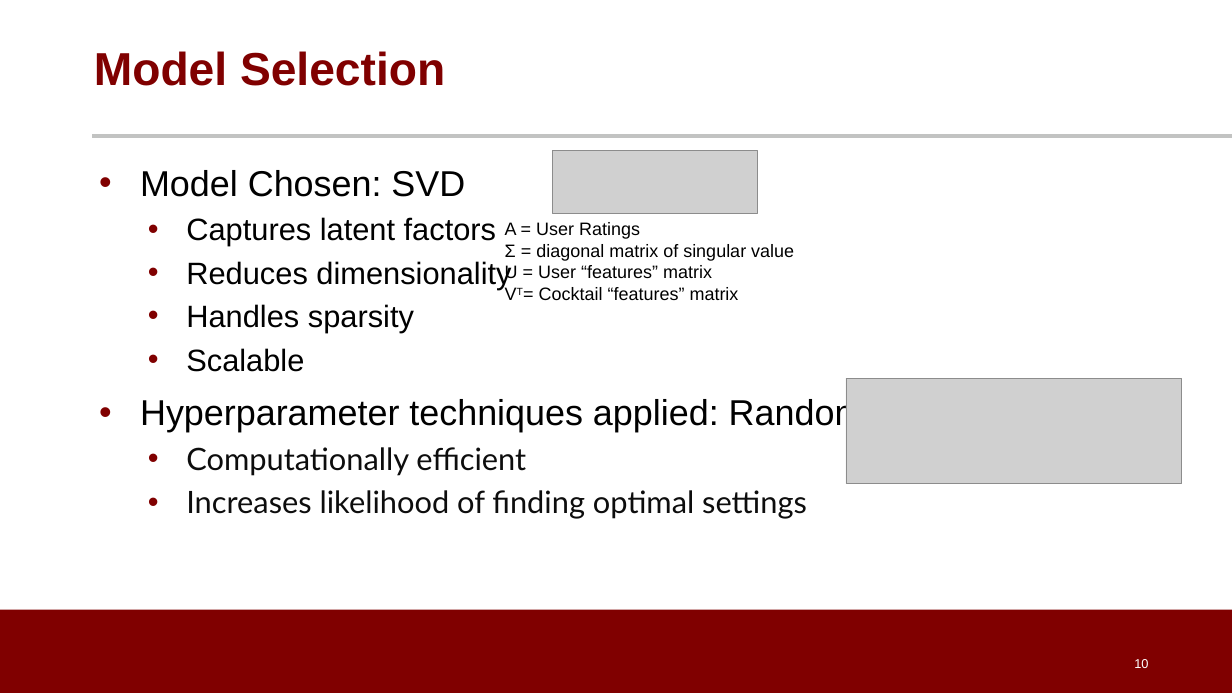
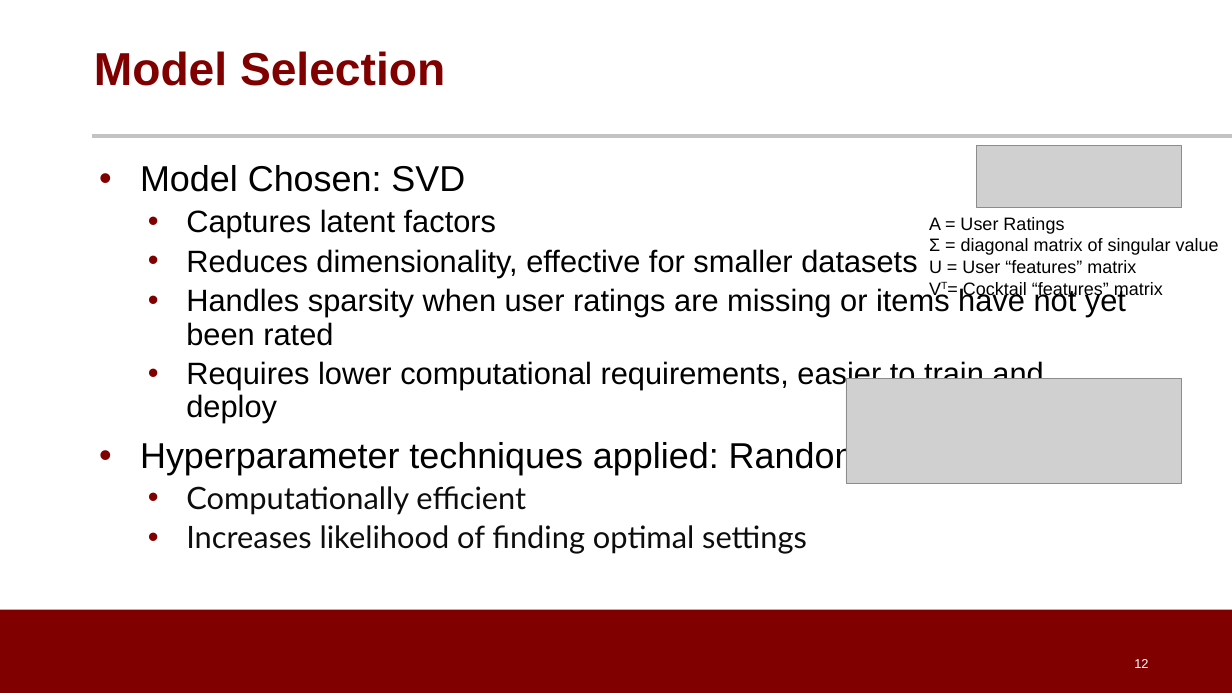
Before and after one commit to dpatel77/CocktailRecommenderSystem, a slide deck: slide 12 of Cocktail_Recommendation_System.pptx (slide 10 before the commit). Drawn at 1232x693 pixels with LibreOffice and Linux fonts; fonts in the diff are those of the drawing; grey boxes stand for pictures; background and template pictures are left out. Boxes give left, top, right and bottom in pixels: in the first picture for what was removed or moved away, otherwise in the second. Text is boxed around its words. In the diff, an @@ line names an element or a change of style, - is before the commit and + after.

```diff
--- a/Cocktail_Recommendation_System.pptx
+++ b/Cocktail_Recommendation_System.pptx
@@ picture: place and size @@
-picture at (553, 151, 758, 213)
+picture at (977, 145, 1182, 208)
@@ text at (140, 165, 865, 554): line spacing 1 to 0.9 @@
@@ text "A = User Ratings Σ ..." rewrapped from (505, 222, 794, 300) to (929, 217, 1219, 299) @@
@@ text at (186, 249, 1126, 423): text changed @@
-  • Reduces dimensionality
-  • Handles sparsity
-  • Scalable
+  • Reduces dimensionality, effective for smaller datasets
+  • Handles sparsity when user ratings are missing or items have not yet been rated
+  • Requires lower computational requirements, easier to train and deploy
@@ page number at (1134, 659, 1148, 668): text changed @@
-10
+12
```
Also in this commit, not shown: 4 other slides changed, 2 slides added.
